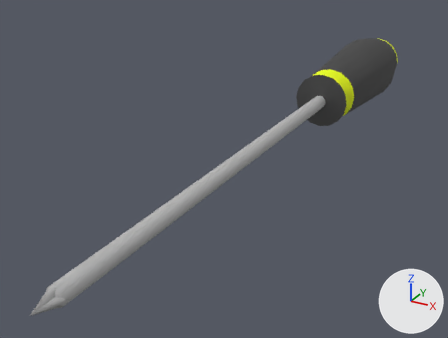
Before and after pictures for a commit that changed the FBX model ARMiniProject/Assets/3DObject/Screwdrivers.FBX.
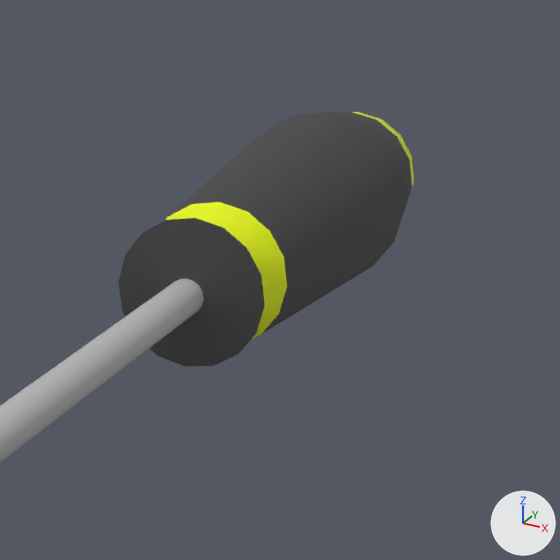
Each version appears first whole from a 50 mm camera at (0.153, -0.356, 0.141) aimed at (-0.028, -0.027, -0.024), and next in a close-up on the part from 57% to 100% of the width and 0% to 57% of the height. Arrows for +X, +Y and +Z are at lower right; the lights stay in place. Where no turn or scale is listed for an object, it has been applied to the vertices.

The older version as bpy lines, for what is in view:
```python
me_mesh = bpy.data.meshes.new('Mesh')
me_mesh.from_pydata(...)  # 143 vertices, 155 faces; spans x -0.027..0.027, y -0.227..0.227, z -0.027..0.027
# faces by material slot: [48, 64, 43]
me_mesh.materials.append(mat_top)  # black #424242
me_mesh.materials.append(mat_yellow)  # yellow #e0f100
me_mesh.materials.append(mat_metal)  # grey #b2b2b2
ob_loft001 = bpy.data.objects.new('Loft001', me_mesh)
ob_loft001.location = (0.0, 0.0, 0.0)
```
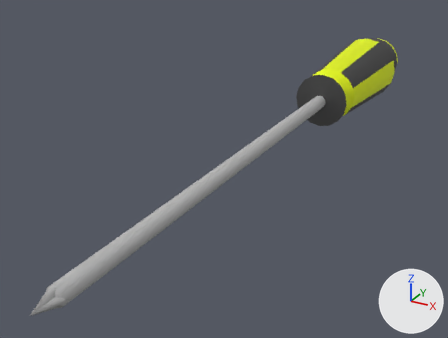
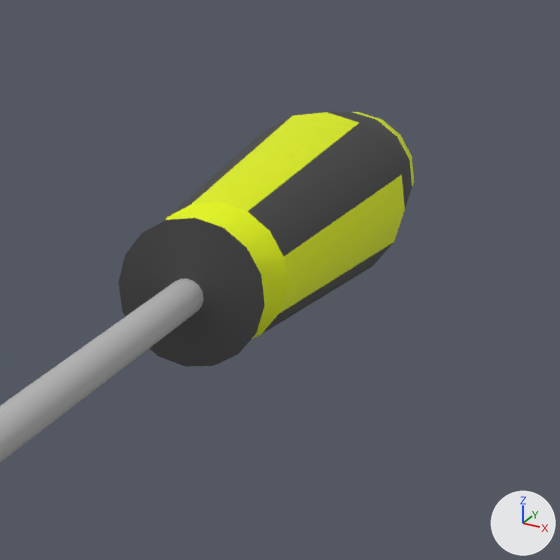
Boxes (x1, y1, x2, y2) around the edits, measured in the close-ups (560 x 560 px):
part 1 of me_mesh, recoloured (grey to yellow): (192, 112, 405, 313) in both

Patch to the scene script:
```diff
--- a/ARMiniProject/Assets/3DObject/Screwdrivers.FBX.py
+++ b/ARMiniProject/Assets/3DObject/Screwdrivers.FBX.py
@@ me_mesh @@
 me_mesh.from_pydata(...)  # 143 vertices, 155 faces; spans x -0.027..0.027, y -0.227..0.227, z -0.027..0.027
 # used by ob_loft001; location = (0.0, 0.0, 0.0)
+# me_mesh part 1: 8 of the faces centred in x -0.022..0.022, y 0.137, z -0.022..0.022 switch from mat_top (black #424242) to mat_yellow (yellow #e0f100)
 me_mesh.materials.append(mat_metal)
```
